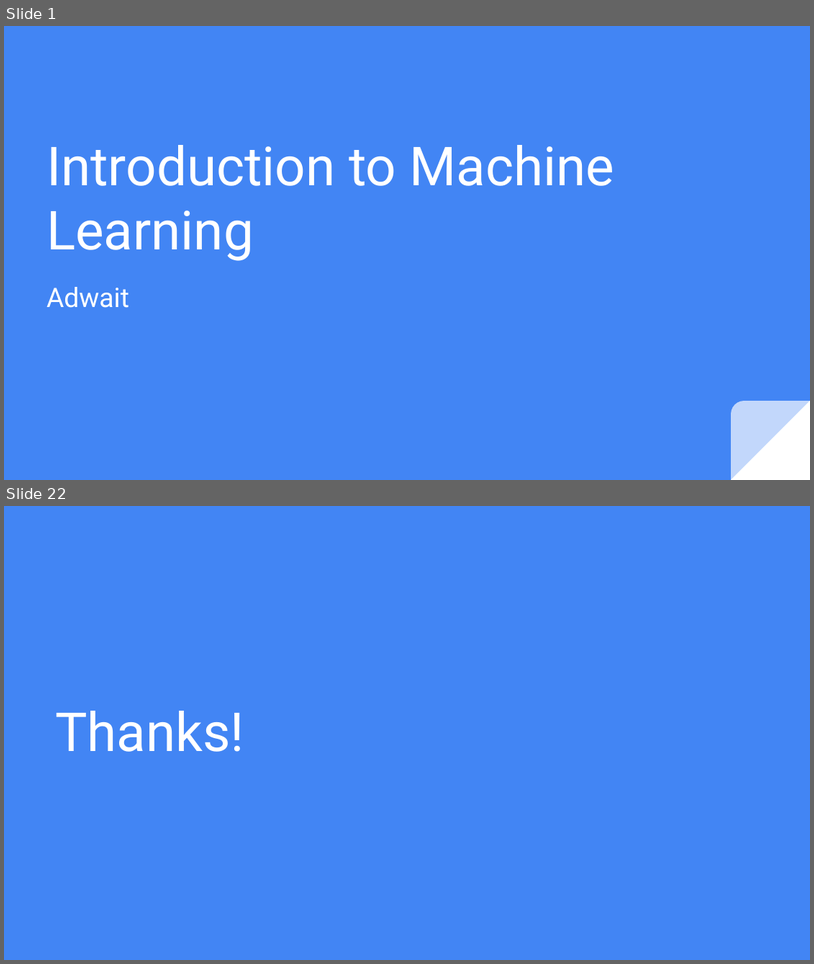
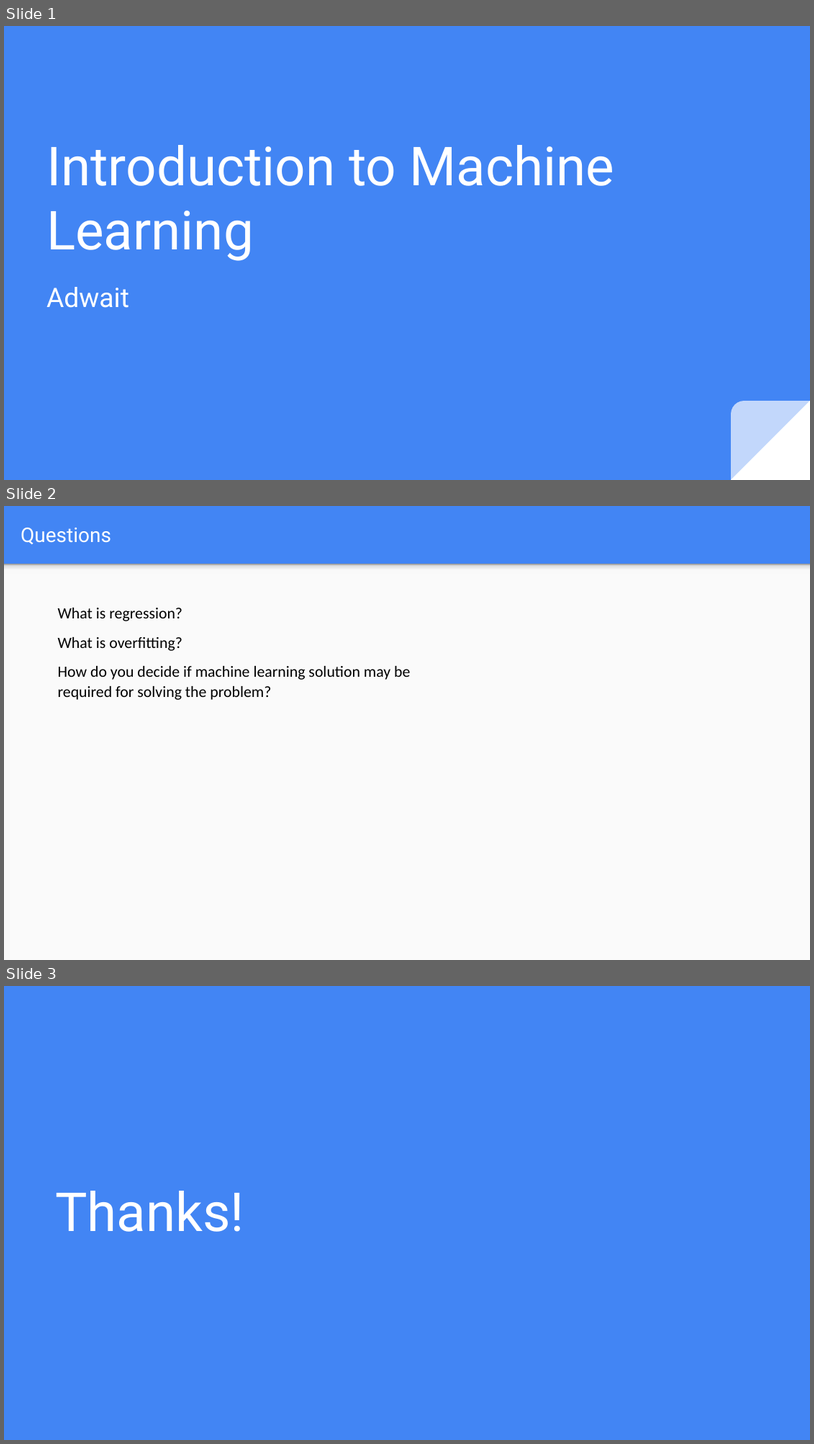
Before and after one commit to yantraguru/ml_course_2019, a slide deck: week 02/Week 02_Recap.pptx. Shown one above the other, each under a label of ours: slides 1 and 22 before the commit, slides 1, 2 and 3 after it; the slides between them are not shown. The pictures are 814x964 and 814x1444 pixels, drawn with LibreOffice and Linux fonts; fonts in the diff are those of the drawing. Boxes give left, top, right and bottom in pixels: in the first picture for what was removed or moved away, otherwise in the second. Text is boxed around its words. In the diff, an @@ line names an element or a change of style, - is before the commit and + after.

```diff
--- a/week 02/Week 02_Recap.pptx
+++ b/week 02/Week 02_Recap.pptx
@@ slide 2 added at [4,506,810,960], background #4285F4 @@
@@ title added at [21,528,111,544], 18 pt, text #FFFFFF @@
+Questions
@@ rectangle added at [4,564,810,960], fill #FAFAFA @@
@@ rectangle added at [4,564,810,574], fill gradient #F9F9F9 to #DEDEDE to #999999 @@
@@ text added at [58,608,410,700], 14 pt, text #000000 @@
+What is regression?
+What is overfitting?
+How do you decide if machine learning solution may be required for solving the problem?
@@ what was slide 22 is now slide 3 @@
```
Also in this commit, not shown: 20 slides removed, 12 other files.
